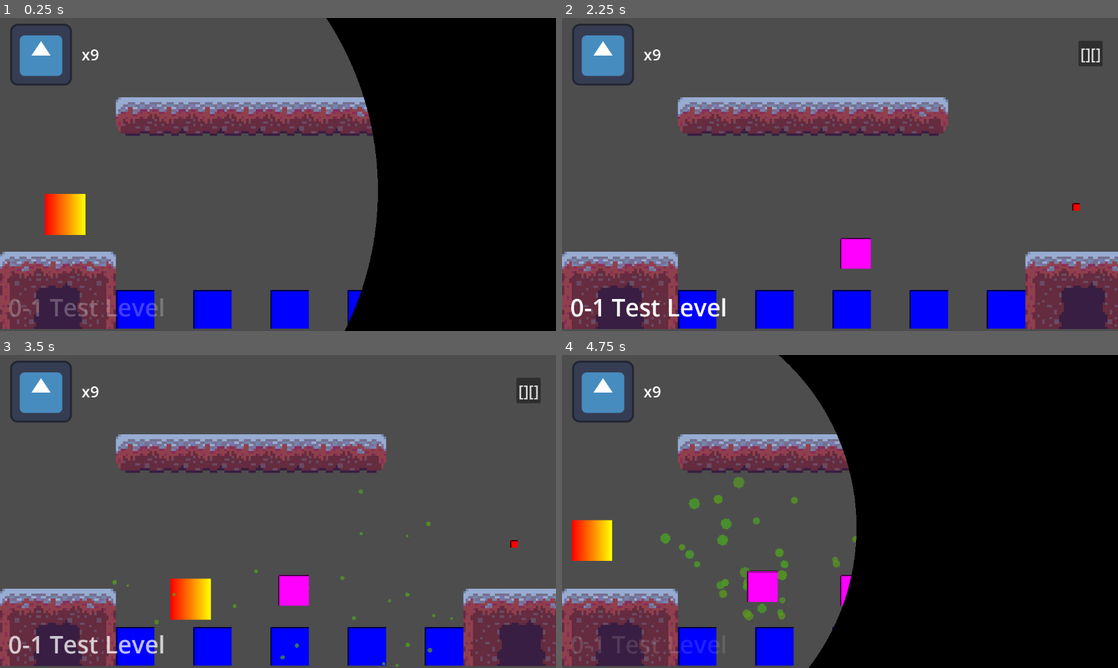
Above: before the commit, frames 1-4 (two rows, left to right).
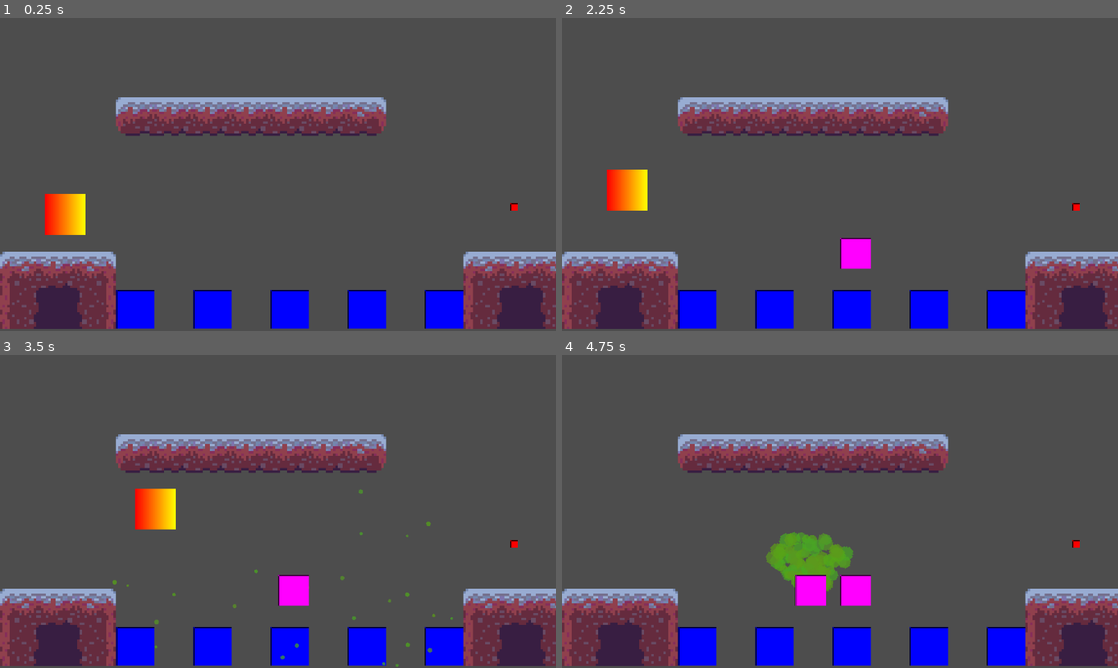
Above: after the commit, the same moments.

Repository: tiffit/SlimeLives
Game: Godot game, scene res://game_main.tscn
Two runs of this game, one before a commit and one after it. Both use one fixed random seed, a clock stepped at 60 frames per second and the inputs below. The engine's default icon, where the game draws it, is replaced by a stand-in: a white triangle on a blue panel in a dark square.
Inputs:
- Up to frame 1 (0.25 s): no input
- Up to frame 2 (2.25 s): hold D (move_right) 0.53-2.03 s; tap Space (move_jump) at 0.77, 1.52 s; hold A (move_left) from 2.03 s (still down)
- Up to frame 3 (3.5 s): release A (move_left) at 2.78 s; hold D (move_right) from 2.78 s (still down); tap Space (move_jump) at 3.02 s
- Up to frame 4 (4.75 s): tap Space (move_jump) at 3.77, 4.52 s; release D (move_right) at 4.28 s; hold A (move_left) from 4.28 s (still down)

The runs differ from the first frame. In frame 1, 36% of the frame differs, in the area x 1-100%, y 0-100%; in frame 2, 3.2%; in frame 3, 4.2%; in frame 4, 57%.
Error after the commit: Attempt to call function 'show_level_name' in base 'null instance' on a null instance. (res://game_main.gd:33)

Commit message:
font, ui heart icon

Diff:
--- /dev/null
+++ b/heart_icon.tscn
@@ -0,0 +1,55 @@
+[gd_scene load_steps=5 format=3 uid="uid://kpkqihk2lgdb"]
+
+[ext_resource type="Texture2D" uid="uid://dsuhpu0dq80vs" path="res://sprites/slimelives_heart.png" id="1_0qe1d"]
+
+[sub_resource type="Animation" id="Animation_c1iva"]
+resource_name = "swing"
+length = 1.2
+loop_mode = 1
+tracks/0/type = "value"
+tracks/0/imported = false
+tracks/0/enabled = true
+tracks/0/path = NodePath(".:rotation")
+tracks/0/interp = 2
+tracks/0/loop_wrap = true
+tracks/0/keys = {
+"times": PackedFloat32Array(0.6, 1.2),
+"transitions": PackedFloat32Array(1, 1),
+"update": 0,
+"values": [0.08726646259971647, -0.08726646259971647]
+}
+
+[sub_resource type="Animation" id="Animation_qq5bo"]
+length = 0.001
+tracks/0/type = "value"
+tracks/0/imported = false
+tracks/0/enabled = true
+tracks/0/path = NodePath(".:rotation")
+tracks/0/interp = 1
+tracks/0/loop_wrap = true
+tracks/0/keys = {
+"times": PackedFloat32Array(0),
+"transitions": PackedFloat32Array(1),
+"update": 0,
+"values": [0.0]
+}
+
+[sub_resource type="AnimationLibrary" id="AnimationLibrary_xrw8j"]
+_data = {
+&"RESET": SubResource("Animation_qq5bo"),
+&"swing": SubResource("Animation_c1iva")
+}
+
+[node name="HeartIcon" type="TextureRect"]
+offset_left = -32.0
+offset_top = -40.000004
+offset_right = 32.0
+offset_bottom = 23.999996
+pivot_offset = Vector2(69, 82)
+texture = ExtResource("1_0qe1d")
+
+[node name="AnimationPlayer" type="AnimationPlayer" parent="."]
+libraries = {
+&"": SubResource("AnimationLibrary_xrw8j")
+}
+autoplay = "swing"
--- a/ui/ui.tscn
+++ b/ui/ui.tscn
@@ -1,5 +1,20 @@
-[gd_scene load_steps=4 format=3 uid="uid://dqmrmkf0k8wgw"]
+[gd_scene load_steps=6 format=3 uid="uid://dqmrmkf0k8wgw"]
 
+[ext_resource type="Script" uid="uid://covnqteot2xrf" path="res://ui.gd" id="1_m6e0p"]
+[ext_resource type="FontFile" uid="uid://dc7dxafyie71e" path="res://sprites/ComicRelief-Regular.ttf" id="2_27fn8"]
+[ext_resource type="PackedScene" uid="uid://kpkqihk2lgdb" path="res://heart_icon.tscn" id="3_27fn8"]
+
+[sub_resource type="StyleBoxFlat" id="StyleBoxFlat_27fn8"]
+bg_color = Color(0.18039216, 0.53333336, 0.38431373, 0.49019608)
+border_width_left = 5
+border_width_top = 5
+border_width_right = 5
+border_width_bottom = 5
+border_color = Color(0, 0, 0, 1)
+corner_radius_top_left = 50
+corner_radius_top_right = 50
+corner_radius_bottom_right = 50
+corner_radius_bottom_left = 50
 [ext_resource type="Texture2D" uid="uid://fq22cbvv2412" path="res://icon.svg" id="1_fyqef"]
 [ext_resource type="Script" uid="uid://covnqteot2xrf" path="res://ui/ui.gd" id="1_m6e0p"]
 
@@ -17,39 +32,54 @@
 
 [node name="Button" type="Button" parent="."]
 layout_mode = 0
-offset_left = 1070.0
-offset_top = 47.0
-offset_right = 1120.0
-offset_bottom = 100.0
+offset_left = 1068.0
+offset_top = 45.0
+offset_right = 1118.0
+offset_bottom = 98.0
 theme_override_font_sizes/font_size = 32
 text = "[][]"
 
-[node name="HBoxContainer" type="HBoxContainer" parent="."]
+[node name="PanelContainer" type="PanelContainer" parent="."]
 layout_mode = 0
-offset_left = 21.0
-offset_top = 12.0
-offset_right = 205.0
-offset_bottom = 140.0
-theme_override_constants/separation = 20
+offset_left = 787.0
+offset_top = 35.0
+offset_right = 1036.0
+offset_bottom = 163.0
+theme_override_styles/panel = SubResource("StyleBoxFlat_27fn8")
 
-[node name="TextureRect" type="TextureRect" parent="HBoxContainer"]
+[node name="MarginContainer" type="MarginContainer" parent="PanelContainer"]
 layout_mode = 2
-texture = ExtResource("1_fyqef")
+theme_override_constants/margin_left = 20
+theme_override_constants/margin_top = -10
+theme_override_constants/margin_right = 0
+theme_override_constants/margin_bottom = -10
 
-[node name="Label" type="Label" parent="HBoxContainer"]
+[node name="HBoxContainer" type="HBoxContainer" parent="PanelContainer/MarginContainer"]
 layout_mode = 2
-theme_override_font_sizes/font_size = 32
+
+[node name="MarginContainer" type="MarginContainer" parent="PanelContainer/MarginContainer/HBoxContainer"]
+layout_mode = 2
+
+[node name="Label" type="Label" parent="PanelContainer/MarginContainer/HBoxContainer/MarginContainer"]
+layout_mode = 2
+theme_override_constants/outline_size = 20
+theme_override_fonts/font = ExtResource("2_27fn8")
+theme_override_font_sizes/font_size = 64
 text = "x9"
+
+[node name="HeartIcon" parent="PanelContainer/MarginContainer/HBoxContainer" instance=ExtResource("3_27fn8")]
+layout_mode = 2
+expand_mode = 2
 
 [node name="LevelName" type="Label" parent="."]
 layout_mode = 1
 anchors_preset = 2
 anchor_top = 1.0
 anchor_bottom = 1.0
-offset_left = 17.0
-offset_top = -84.0
-offset_right = 348.0
-offset_bottom = -15.0
+offset_left = 12.0
+offset_top = -636.0
+offset_right = 633.0
+offset_bottom = -567.0
 grow_vertical = 0
 theme = SubResource("Theme_m6e0p")
 text = "INSERT LEVEL NAME HERE"
Binary file added: sprites/ComicRelief-Regular.ttf
Not shown, added: sprites/ComicRelief-Regular.ttf.import
Binary file added: sprites/slimelives_heart.png
Not shown, added: sprites/slimelives_heart.png.import
